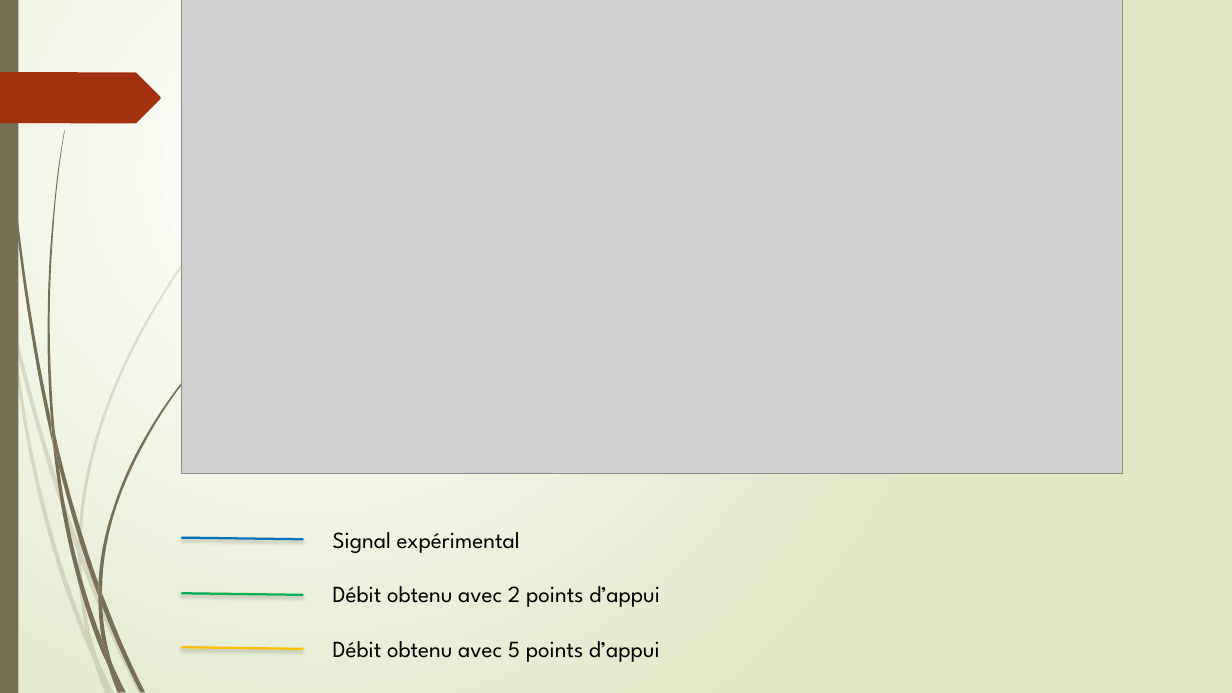
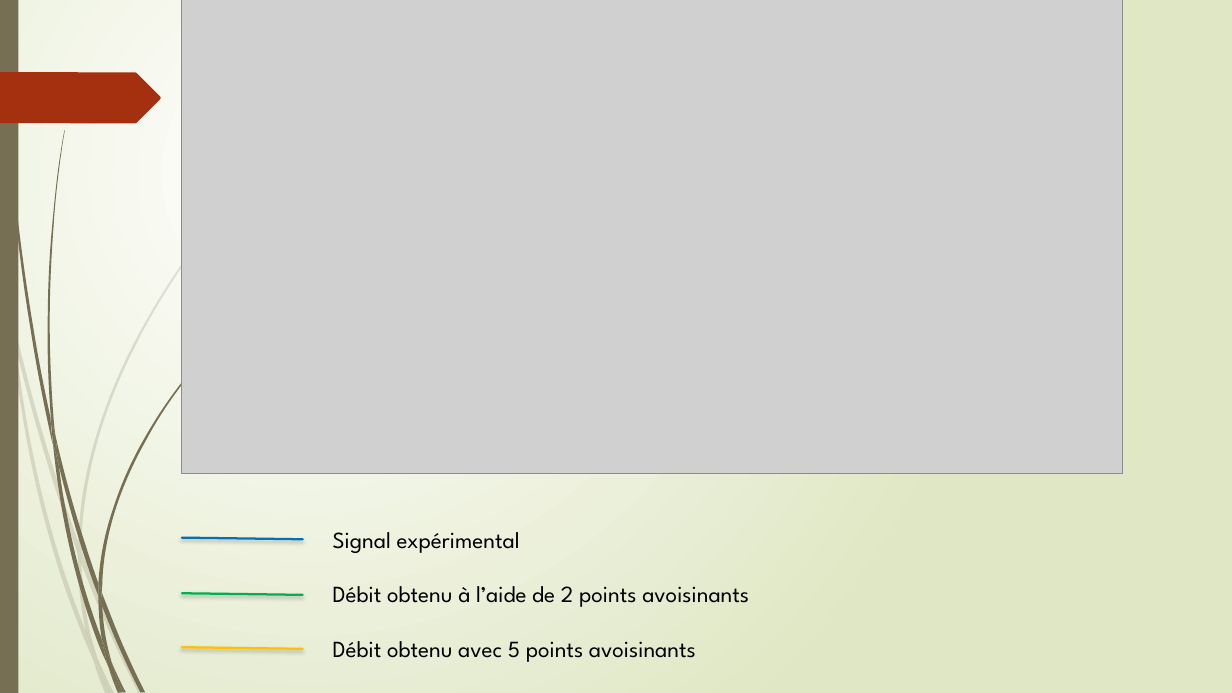
Before and after one commit to Poroing/CrowdDeplacementOptimisation, a slide deck: slide 25 of Présentation/presentation_finale.pptm (slide 36 before the commit). Drawn at 1232x693 pixels with LibreOffice and Linux fonts; fonts in the diff are those of the drawing; grey boxes stand for pictures. Boxes give left, top, right and bottom in pixels: in the first picture for what was removed or moved away, otherwise in the second. Text is boxed around its words. In the diff, an @@ line names an element or a change of style, - is before the commit and + after.

```diff
--- a/Présentation/presentation_finale.pptm
+++ b/Présentation/presentation_finale.pptm
@@ text at box(333, 586, 749, 607): text changed @@
-Débit obtenu avec 2 points d’appui
+Débit obtenu à l’aide de 2 points avoisinants
@@ text at box(333, 641, 696, 662): text changed @@
-Débit obtenu avec 5 points d’appui
+Débit obtenu avec 5 points avoisinants
```
Also in this commit, not shown: 2 other slides changed, 1 slide added, 12 slides removed, 1 other file.
